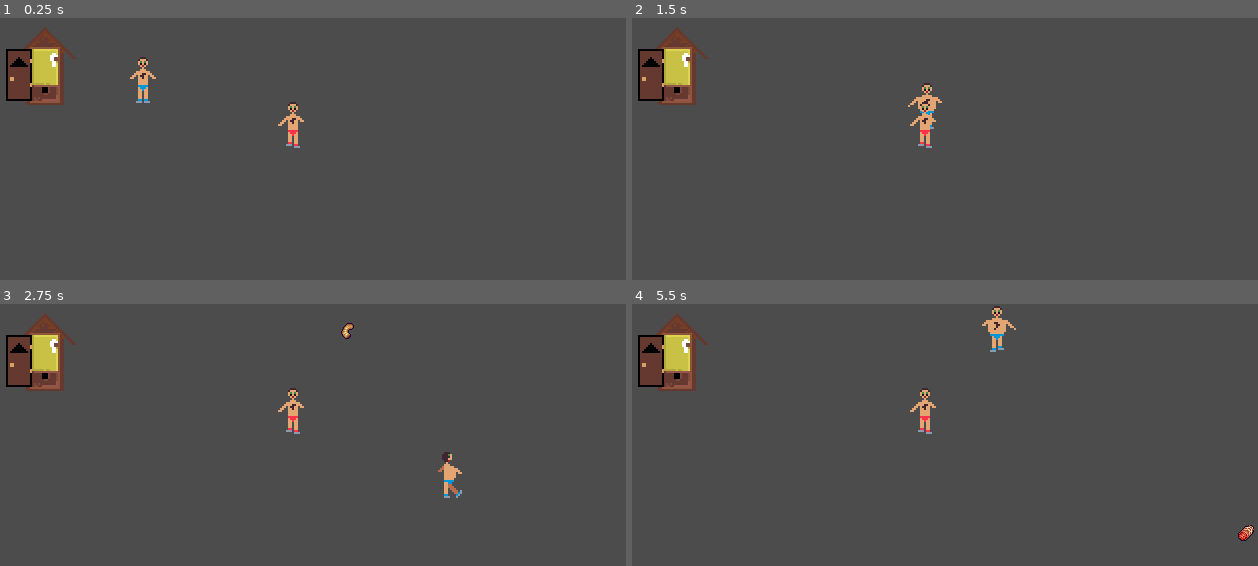
Above: before the commit, frames 1-4 (two rows, left to right).
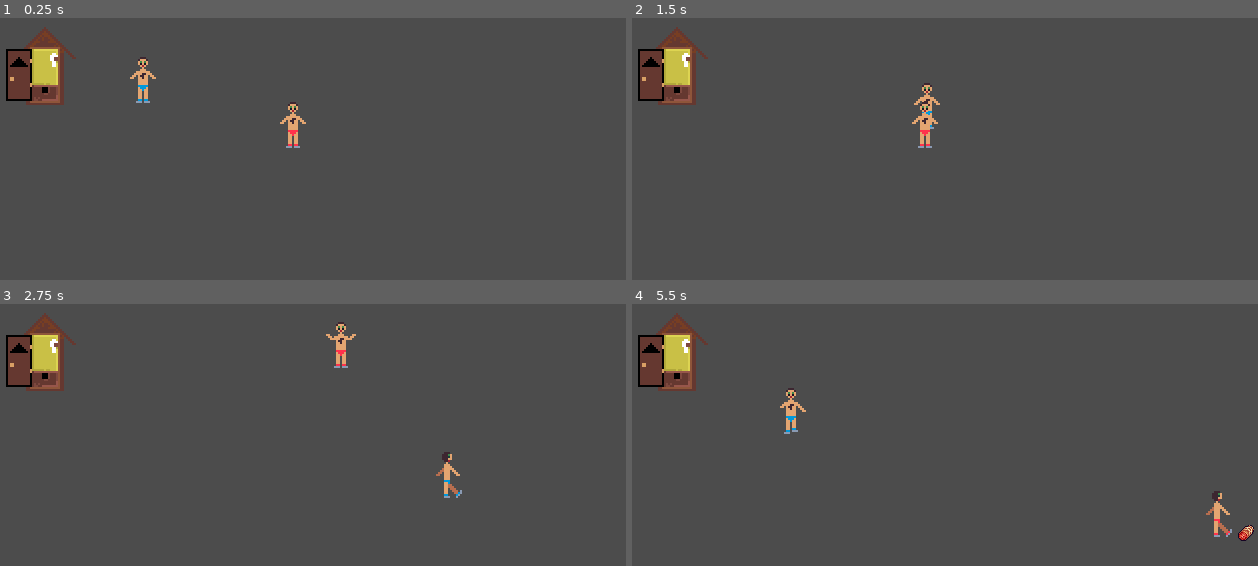
Above: after the commit, the same moments.

Repository: WhatevLD/ld41720
Game: Godot game, scene res://Root.tscn
Same seed, same stepped clock (60 frames per second), same inputs: the game is played once before the commit and once after it.
Inputs:
- Up to frame 1 (0.25 s): no input
- Up to frame 2 (1.5 s): tap Enter at 0.5 s; hold Right (ui_right) 0.53-1.28 s; hold F (ToggleFat) 0.53-1.28 s; hold Down (ui_down) from 1.28 s (still down); tap F (ToggleFat) at 1.35 s
- Up to frame 3 (2.75 s): release Down (ui_down) at 2.03 s; hold Right (ui_right) from 2.03 s (still down); hold F (ToggleFat) from 2.03 s (still down)
- Up to frame 4 (5.5 s): release Right (ui_right) at 2.78 s; release F (ToggleFat) at 2.78 s; hold Up (ui_up) 2.78-3.53 s; tap F (ToggleFat) at 2.85, 4.35 s; hold F (ToggleFat) 3.53-4.28 s; hold Left (ui_left) 3.53-5.03 s; hold Down (ui_down) from 5.03 s (still down); hold F (ToggleFat) from 5.03 s (still down)

The runs differ from the first frame. In frame 1, less than 0.1% of the frame differs, in the area x 44-49%, y 39-50%; in frame 2, 0.1%; in frame 3, 0.7%; in frame 4, 1.1%, in the area x 23-96%, y 0-89%.

Commit message:
Add NPC movement

Diff:
--- /dev/null
+++ b/Entities/ManScript.gd
@@ -0,0 +1,54 @@
+extends Node
+
+export(int, 1, 5) var fatLevel = 1
+export var speed = 100
+export var acceleration = 2500
+export var friction = 5000
+export var minAnimationFps = 2
+export var maxAnimationFps = 4
+
+export var calories = 0
+
+var velocity: Vector2
+var lastDirection: Vector2
+var animations: AnimatedSprite
+
+var fatLevels = [
+	0, 		# 1
+	35000, 	# 2
+	70000, 	# 3
+	105000, # 4
+	140000, # 5
+	175000  # Dead
+]
+
+func move_animation(direction):
+	var oldDirection = lastDirection
+	var animation = get_animation_direction(direction)
+	if oldDirection != lastDirection:
+		animations.frame = 0
+	print(minAnimationFps + maxAnimationFps * direction.length())
+
+	animations.frames.set_animation_speed(animation, minAnimationFps + maxAnimationFps * direction.length())
+	animations.play(animation)
+
+
+func idle_animation():
+	animations.frame = 3
+	animations.stop()
+
+
+func get_animation_direction(direction: Vector2):
+	var norm_direction = direction.normalized()
+	var animation = str(fatLevel) + "-down"
+	lastDirection = Vector2.DOWN
+	if norm_direction.y <= -0.707:
+		animation = str(fatLevel) + "-up"
+		lastDirection = Vector2.UP
+	elif norm_direction.x <= -0.707:
+		animation = str(fatLevel) +  "-right"
+		lastDirection = Vector2.RIGHT
+	elif norm_direction.x >= 0.707:
+		animation = str(fatLevel) + "-left"
+		lastDirection = Vector2.LEFT
+	return animation
--- a/Entities/NPC/NPC.gd
+++ b/Entities/NPC/NPC.gd
@@ -1,11 +1,6 @@
 extends KinematicBody2D
 
-
-var colorShader
-
-# Called when the node enters the scene tree for the first time.
-func _ready():
-	var changeColor = """
+const changeColor = """
 shader_type canvas_item;
 
 uniform vec3 pants_color = vec3(1, .2, .3);
@@ -20,19 +15,76 @@
 	}
 }"""
 
+const ManScript = preload("res://Entities/ManScript.gd")
+onready var base = ManScript.new()
+onready var animations = $Sprite
+var trackedFood
+var state = State.SEARCH
+
+enum State {
+	SEARCH
+	MOVING
+	EATING
+}
+
+func _ready():
+	base.animations = animations
 	var colorShader = Shader.new()
 	colorShader.code = changeColor
 	var materialShader = ShaderMaterial.new()
 	materialShader.shader = colorShader
-	var sprite = get_node("Sprite")
-	sprite.material = materialShader
+	animations.material = materialShader
+
+	var _err = self.get_node("Area2D").connect("area_entered", self, "_on_Area2D_area_entered")
+	_err = animations.connect("animation_finished", self, "_on_Sprite_animation_finished")
+
+func _physics_process(delta):
+	match state:
+		State.SEARCH:
+			base.idle_animation()
+			var food_positions = get_tree().get_nodes_in_group("food")
+			if food_positions.size() > 0:
+				var nearest = food_positions[0]
+				var nearest_distance = nearest.position.distance_to(self.position)
+				for food in food_positions:
+					var distance = food.position.distance_to(self.position)
+					if distance < nearest_distance:
+						nearest = food
+						nearest_distance = distance
+				trackedFood = weakref(nearest)
+				state = State.MOVING
+		State.MOVING:
+			if trackedFood and trackedFood.get_ref():
+				var direction = trackedFood.get_ref().position - self.position
+				direction = direction.normalized()
+				if direction != Vector2.ZERO:
+					base.velocity = base.velocity.move_toward(direction * base.speed, base.acceleration * delta)
+					base.move_animation(direction)
+				else:
+					base.velocity = base.velocity.move_toward(Vector2.ZERO, base.friction * delta)
+					base.idle_animation()
+				base.velocity = move_and_slide(base.velocity)
+			else:
+				trackedFood = null
+				state = State.SEARCH
+		State.EATING:
+			base.velocity = Vector2.ZERO
 
 
+func _on_Area2D_area_entered(area):
+	match area.get_groups():
+		["food"]:
+			base.calories += area.calories
+			state = State.EATING
+			animations.play(str(base.fatLevel) + "-eat")
+			area.queue_free()
 
-
-
-
-
-# Called every frame. 'delta' is the elapsed time since the previous frame.
-#func _process(delta):
-#	pass
+func _on_Sprite_animation_finished():
+	if state == State.EATING:
+		if base.calories > base.fatLevels[base.fatLevel]:
+			base.fatLevel += 1
+		if base.fatLevel == 6:
+			queue_free()
+		animations.animation = base.get_animation_direction(Vector2.DOWN)
+		base.idle_animation()
+		state = State.SEARCH
--- a/Entities/Player/Player.gd
+++ b/Entities/Player/Player.gd
@@ -1,16 +1,7 @@
 extends KinematicBody2D
 
-export(int, 1, 5) var fatLevel = 1
-export var speed = 100
-export var acceleration = 2500
-export var friction = 5000
-export var minAnimationFps = 2
-export var maxAnimationFps = 4
-
-export var calories = 0
-
-var velocity: Vector2
-var lastDirection: Vector2
+const ManScript = preload("res://Entities/ManScript.gd")
+onready var base = ManScript.new()
 onready var animations = $Sprite
 
 enum State {
@@ -19,28 +10,13 @@
 	POOPING
 }
 
-var fatLevels = [
-	0, 		# 1
-	35000, 	# 2
-	70000, 	# 3
-	105000, # 4
-	140000, # 5
-	175000  # Dead
-]
-
 var state = State.MOVING
 
 func _ready():
+	base.animations = animations
 	var sprite = self.get_node("Sprite")
 	var _err = self.get_node("Area2D").connect("area_entered", self, "_on_Area2D_area_entered")
 	_err = sprite.connect("animation_finished", self, "_on_Sprite_animation_finished")
-	#sprite.material.set_shader_param("pants_color", Vector3(1, 0, 0))
-
-func _input(event):
-	if event.is_action_pressed("ToggleFat"):
-		fatLevel = fatLevel + 1
-		if fatLevel > 5:
-			fatLevel = 1
 
 func _physics_process(delta):
 	match state:
@@ -51,53 +27,25 @@
 			if direction != Vector2.ZERO:
 				if abs(direction.x) == 1 and abs(direction.y) == 1:
 					direction = direction.normalized()
-				velocity = velocity.move_toward(direction * speed, acceleration * delta)
-				move_animation(direction)
+				base.velocity = base.velocity.move_toward(direction * base.speed, base.acceleration * delta)
+				base.move_animation(direction)
 			else:
-				velocity = velocity.move_toward(Vector2.ZERO, friction * delta)
-				idle_animation()
-			velocity = move_and_slide(velocity)
+				base.velocity = base.velocity.move_toward(Vector2.ZERO, base.friction * delta)
+				base.idle_animation()
+			base.velocity = move_and_slide(base.velocity)
 		State.EATING:
-			velocity = Vector2.ZERO
+			base.velocity = Vector2.ZERO
 		State.POOPING:
-			velocity = Vector2.ZERO
-
-
-func move_animation(direction):
-	if direction != lastDirection:
-		animations.frame = 0
-		lastDirection = direction
-	var animation = get_animation_direction(direction)
-	animations.frames.set_animation_speed(animation, minAnimationFps + maxAnimationFps * direction.length())
-	animations.play(animation)
-
-
-func idle_animation():
-	animations.frame = 3
-	animations.stop()
-
-
-func get_animation_direction(direction: Vector2):
-	var norm_direction = direction.normalized()
-	var animation = str(fatLevel) + "-down"
-	if norm_direction.y <= -0.707:
-		animation = str(fatLevel) + "-up"
-	elif norm_direction.x <= -0.707:
-		animation = str(fatLevel) +  "-left"
-		animations.flip_h = false
-	elif norm_direction.x >= 0.707:
-		animation = str(fatLevel) + "-left"
-		animations.flip_h = true
-	return animation
+			base.velocity = Vector2.ZERO
 
 
 
 func _on_Area2D_area_entered(area):
 	match area.get_groups():
 		["food"]:
-			calories += area.calories
+			base.calories += area.calories
 			state = State.EATING
-			animations.play(str(fatLevel) + "-eat")
+			animations.play(str(base.fatLevel) + "-eat")
 			area.queue_free()
 		["outhouse"]:
 			self.hide()
@@ -108,19 +56,19 @@
 
 func _on_Sprite_animation_finished():
 	if state == State.EATING:
-		if calories > fatLevels[fatLevel]:
-			fatLevel += 1
-		if fatLevel == 6:
+		if base.calories > base.fatLevels[base.fatLevel]:
+			base.fatLevel += 1
+		if base.fatLevel == 6:
 			queue_free()
-		animations.animation = get_animation_direction(Vector2.DOWN)
-		idle_animation()
+		animations.animation = base.get_animation_direction(Vector2.DOWN)
+		base.idle_animation()
 		state = State.MOVING
 
 
 func _on_Outhouse_done_pooping():
 	self.show()
-	self.calories = 0
-	self.fatLevel = 1
-	animations.animation = get_animation_direction(Vector2.DOWN)
-	idle_animation()
+	base.calories = 0
+	base.fatLevel = 1
+	animations.animation = base.get_animation_direction(Vector2.DOWN)
+	base.idle_animation()
 	state = State.MOVING
